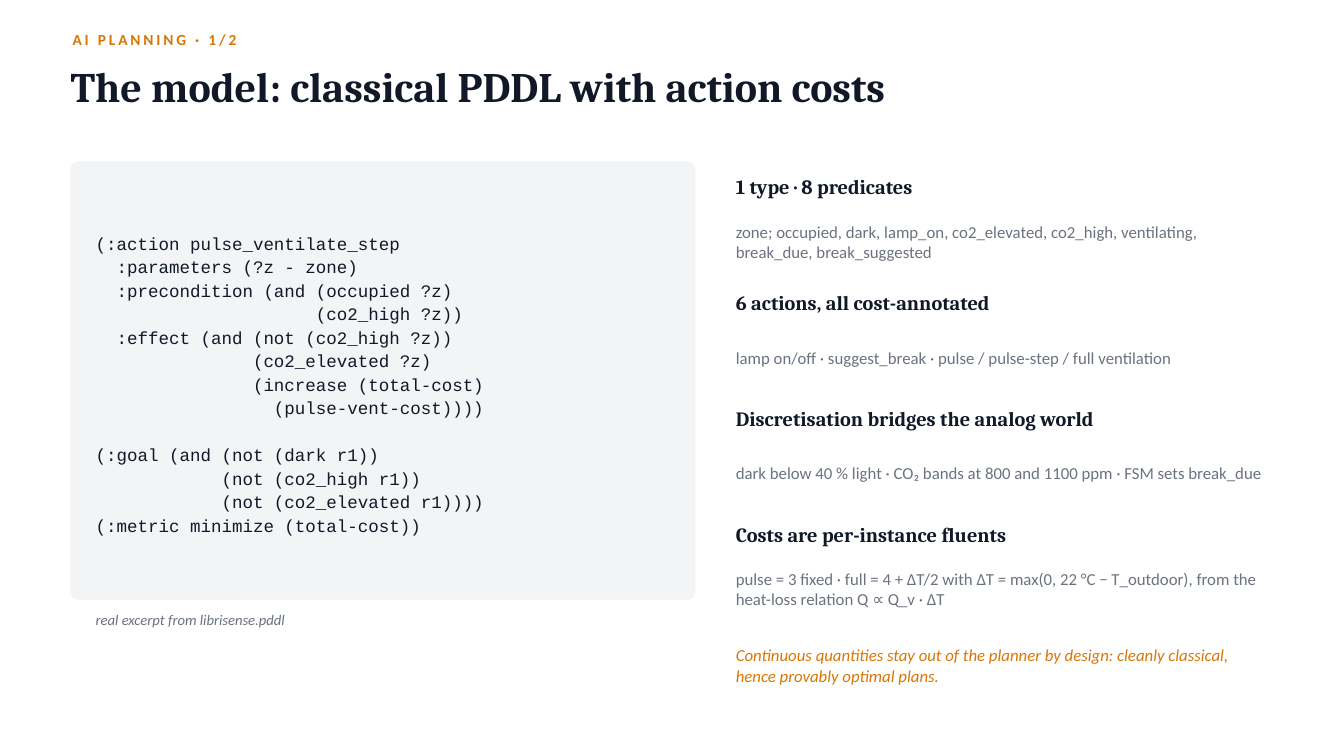
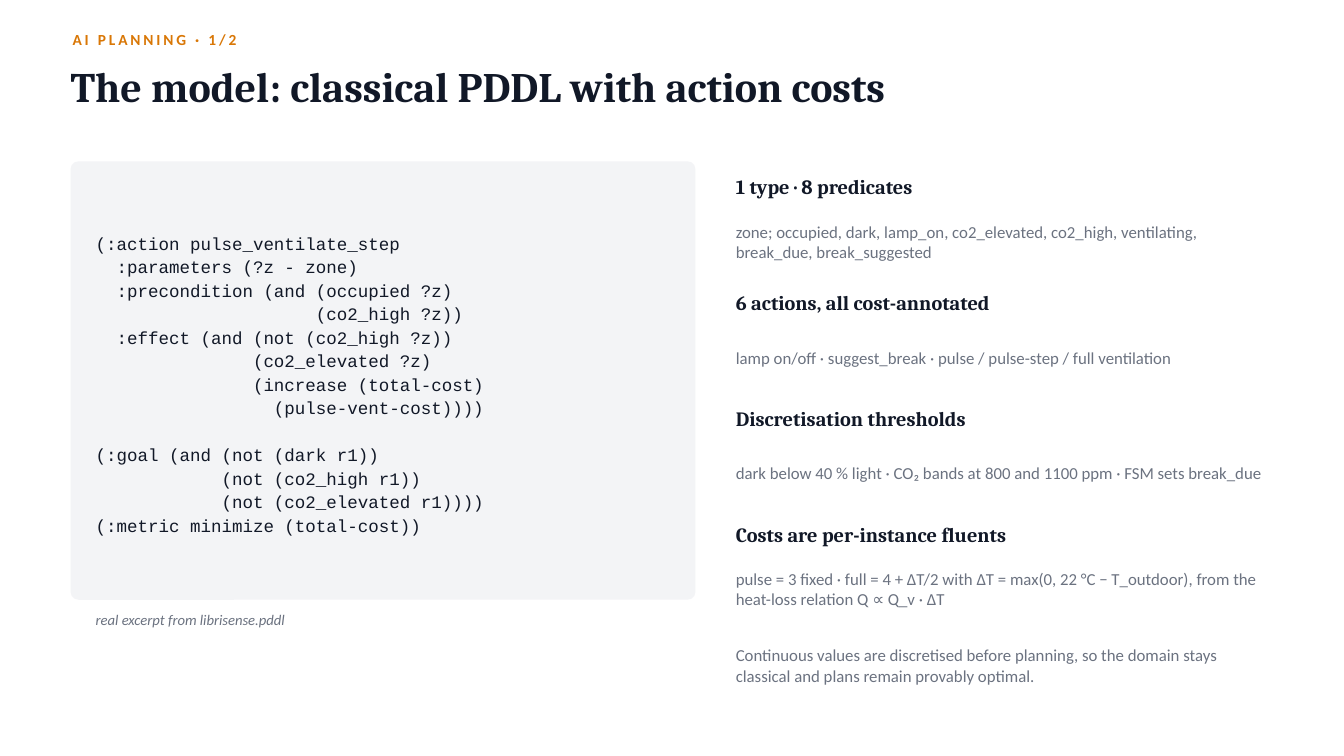
Before and after one commit to Dennis1911/librisense-smart-library, a slide deck: slide 5 of docs/presentation/LibriSense_Demo.pptx. Drawn at 1344x756 pixels with LibreOffice and Linux fonts; fonts in the diff are those of the drawing. Boxes give left, top, right and bottom in pixels: in the first picture for what was removed or moved away, otherwise in the second. Text is boxed around its words. In the diff, an @@ line names an element or a change of style, - is before the commit and + after.

Commit message:
Update demo presentation wording

```diff
--- a/docs/presentation/LibriSense_Demo.pptx
+++ b/docs/presentation/LibriSense_Demo.pptx
@@ text at <box>736,412,966,426</box>: text changed @@
-Discretisation bridges the analog world
+Discretisation thresholds
@@ text at <box>736,649,1217,685</box>: text changed; text colour #D97706 to #6B7280; italic off @@
-Continuous quantities stay out of the planner by design: cleanly classical, hence provably optimal plans.
+Continuous values are discretised before planning, so the domain stays classical and plans remain provably optimal.
```
Also in this commit, not shown: 8 other slides changed.
